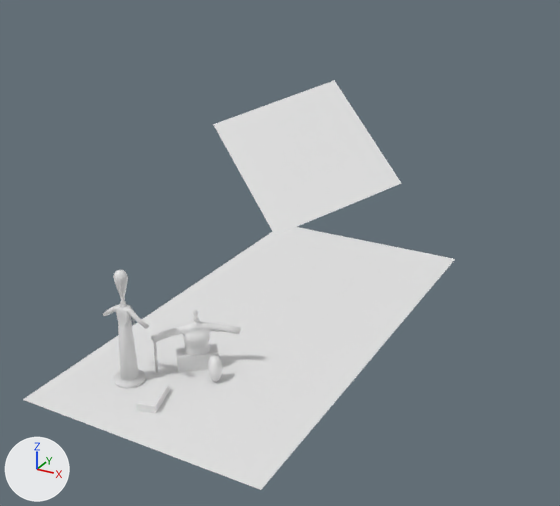
A saved change to the Blender file Modelli/MuseInquietanti_Composto_Cycles.blend.
One viewpoint serves both versions: a 50 mm camera at (29.1, -41.9, 32.2) aimed at (-2.3, 15.2, 3.7). The axes (+X, +Y, +Z) are drawn at lower left. The lights are the same throughout. Materials are left out; every surface is plain grey.
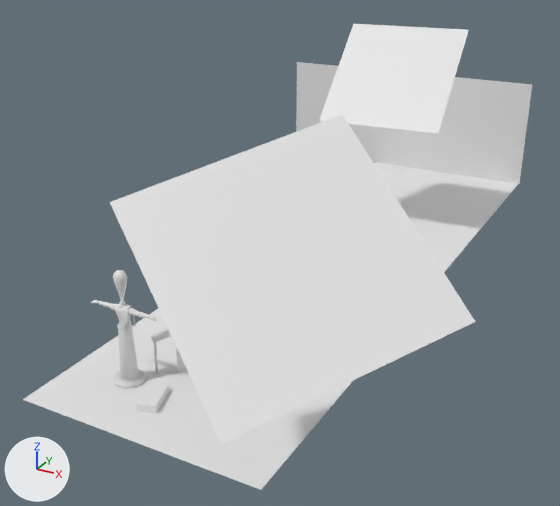
What differs and where, as boxes [x1, y1, x2, y2] in the pictures (560 x 506 px):
'Plane.001', moved, rescaled (94% wider, 112% taller)
    before: [213, 80, 401, 235]
    after: [110, 114, 475, 443]
'Emitter', reshaped (15% wider, 25% taller)
    before: [23, 227, 455, 490]
    after: [23, 162, 518, 490]
'Plane', added
    after: [296, 62, 532, 184]
'Plane.002', added
    after: [319, 24, 469, 134]
'Musa', reshaped, moved (40% wider)
    before: [103, 270, 149, 389]
    after: [91, 270, 156, 389]
'Drappo', reshaped
    before: [119, 305, 135, 327]
    after: [117, 304, 136, 332]
'Cube.001', unchanged, covered by the edit
    before: [151, 309, 241, 371]
    after: [151, 330, 171, 342]

The change, as a list of edits to the scene's bpy script:
```text
Change me_plane:
    where me_plane.from_pydata(...)  # 4 vertices, 1 face; spans x -9.9..9.9, y -19.7..19.7, z 0.0
    used by ob_emitter; location = (0.0, 10.17, 0.0)
    me_plane part 1
    me_plane.vertices[0].co: (9.9, 19.7, 0.0) -> (9.9, 46.9, 0.0)  # pixel (455, 258) -> pixel (518, 183)
    me_plane.vertices[1].co: (-9.9, 19.7, 0.0) -> (-9.9, 46.9, 0.0)  # not seen -> pixel (375, 161)
Change me_cube_003:
    used by ob_musa; location = (-4.8, -3.7, 2.64); rotation_euler = (0.0, 0.0, 3.142), in degrees (0, 0, 180); scale = (0.452, 0.452, 0.452)
    remove me_cube_003.from_pydata(...)  # 366 vertices, 364 faces; spans x -4.7..4.7, y -2.5..2.5, z -5.9..14.3
    add me_cube_003.from_pydata(...)  # 682 vertices, 680 faces; spans x -6.6..6.6, y -2.5..2.5, z 0.0..20.1
    me_cube_003 part 2: 366 vertices removed from x -4.7..4.7, y -2.5..2.5, z -5.9..14.3; 682 vertices added at x -6.6..6.6, y -2.5..2.5, z 0.0..20.1
Change me_cube_000:
    used by ob_drappo; location = (-4.69, -3.67, 5.17); rotation_euler = (0.0, 0.0, -3.202), in degrees (0, 0, -183); scale = (0.425, 0.425, 0.425)
    remove me_cube_000.from_pydata(...)  # 192 vertices, 161 faces; spans x -1.17..1.36, y -1.42..1.03, z -1.96..2.75
    add me_cube_000.from_pydata(...)  # 192 vertices, 161 faces; spans x -1.53..1.14, y -1.43..1.17, z 9.42..14.16
    me_cube_000 part 3: 192 of 192 vertices moved; they spanned x -1.17..1.36, y -1.42..1.03, z -1.96..2.75 and now span x -1.53..1.14, y -1.43..1.17, z 9.42..14.16; mean shift (-0.27, 0.08, 11.43); largest move (-1.11, 0.4, 2.31) -> (-1.42, 0.49, 13.96)
Add me_plane_002:
    me_plane_002.from_pydata(...)  # 4 vertices, 1 face; spans x -22.6..10.1, y -1.0..11.8, z -10.2
Add me_plane_003:
    me_plane_003.from_pydata([(-1.0, -1.0, 0.0), (1.0, -1.0, 0.0), (-1.0, 1.0, 0.0), (1.0, 1.0, 0.0)], [], [(0, 1, 3, 2)])
Change ob_plane_001:
    ob_plane_001.location: (14.74, -13.51, 22.89) -> (11.03, -8.12, 15.0)
    ob_plane_001.scale: (2.96, 2.96, 2.96) -> (7.36, 7.36, 7.36)
Change ob_musa:
    ob_musa.location: (-4.8, -3.7, 2.64) -> (-4.79, -3.71, 0.0)
Add ob_plane:
    ob_plane = bpy.data.objects.new('Plane', me_plane_002)
    ob_plane.location = (0.0, 46.88, 1.0)
    ob_plane.rotation_euler = (1.571, 0.0, 0.0)  # degrees (90, 0, 0)
Add ob_plane_002:
    ob_plane_002 = bpy.data.objects.new('Plane.002', me_plane_003)
    ob_plane_002.location = (-0.73, 37.54, 16.21)
    ob_plane_002.rotation_euler = (0.00848, 0.76, -1.517)  # degrees (0.5, 44, -87)
    ob_plane_002.scale = (6.54, 6.54, 6.54)
```
